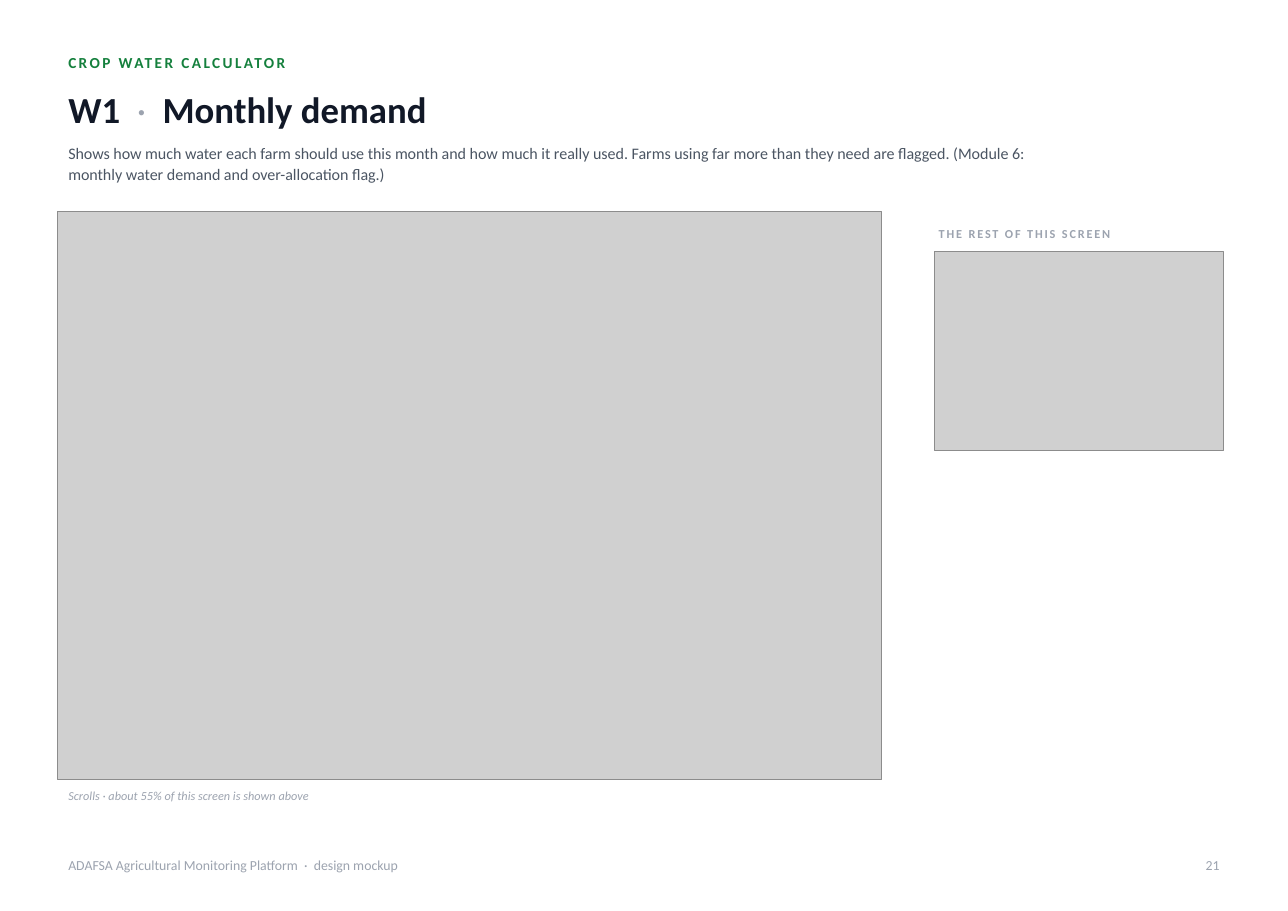
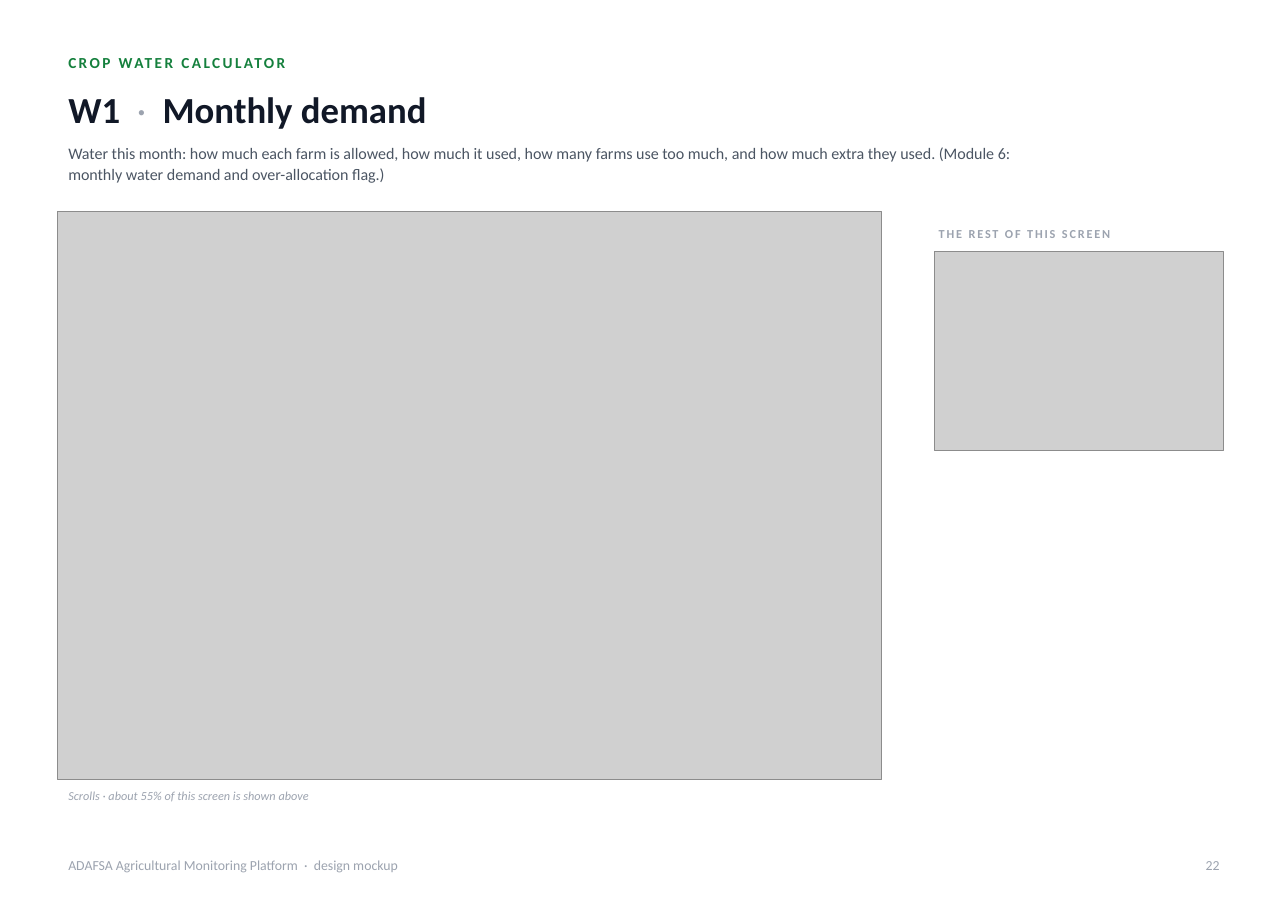
Before and after one commit to romainbigare/adafsa-mockup, a slide deck: slide 22 of docs/ADAFSA_Platform_Screens.pptx (slide 21 before the commit). Drawn at 1288x911 pixels with LibreOffice and Linux fonts; fonts in the diff are those of the drawing; grey boxes stand for pictures. Boxes give left, top, right and bottom in pixels: in the first picture for what was removed or moved away, otherwise in the second. Text is boxed around its words. In the diff, an @@ line names an element or a change of style, - is before the commit and + after.

```diff
--- a/docs/ADAFSA_Platform_Screens.pptx
+++ b/docs/ADAFSA_Platform_Screens.pptx
@@ text at <box>68,147,1010,183</box>: text changed @@
-Shows how much water each farm should use this month and how much it really used. Farms using far more than they need are flagged. (Module 6: monthly water demand and over-allocation flag.)
+Water this month: how much each farm is allowed, how much it used, how many farms use too much, and how much extra they used. (Module 6: monthly water demand and over-allocation flag.)
@@ text at <box>1206,861,1220,870</box>: text changed @@
-21
+22
```
Also in this commit, not shown: 30 other slides changed, 1 slide added, 2 other files.
